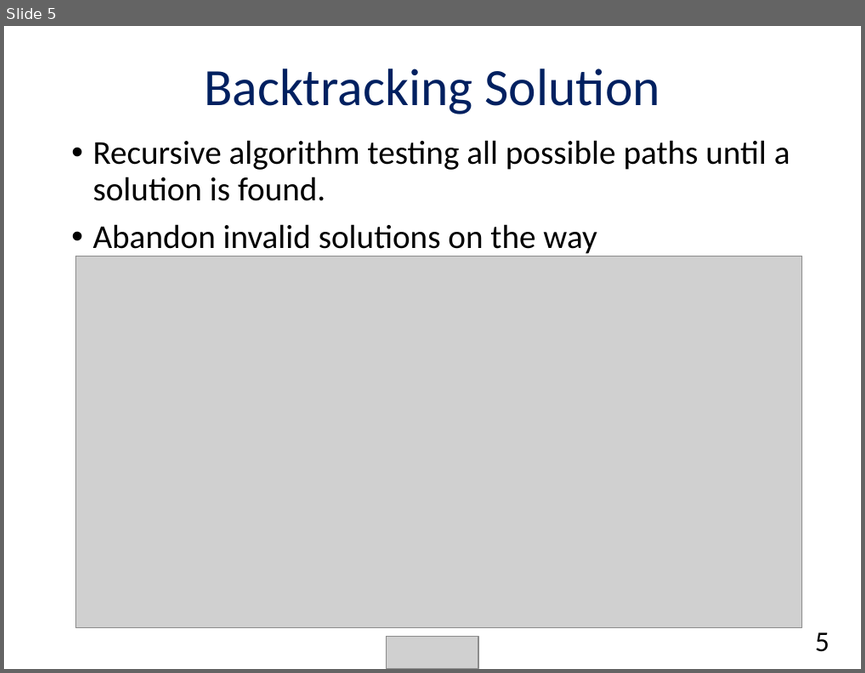
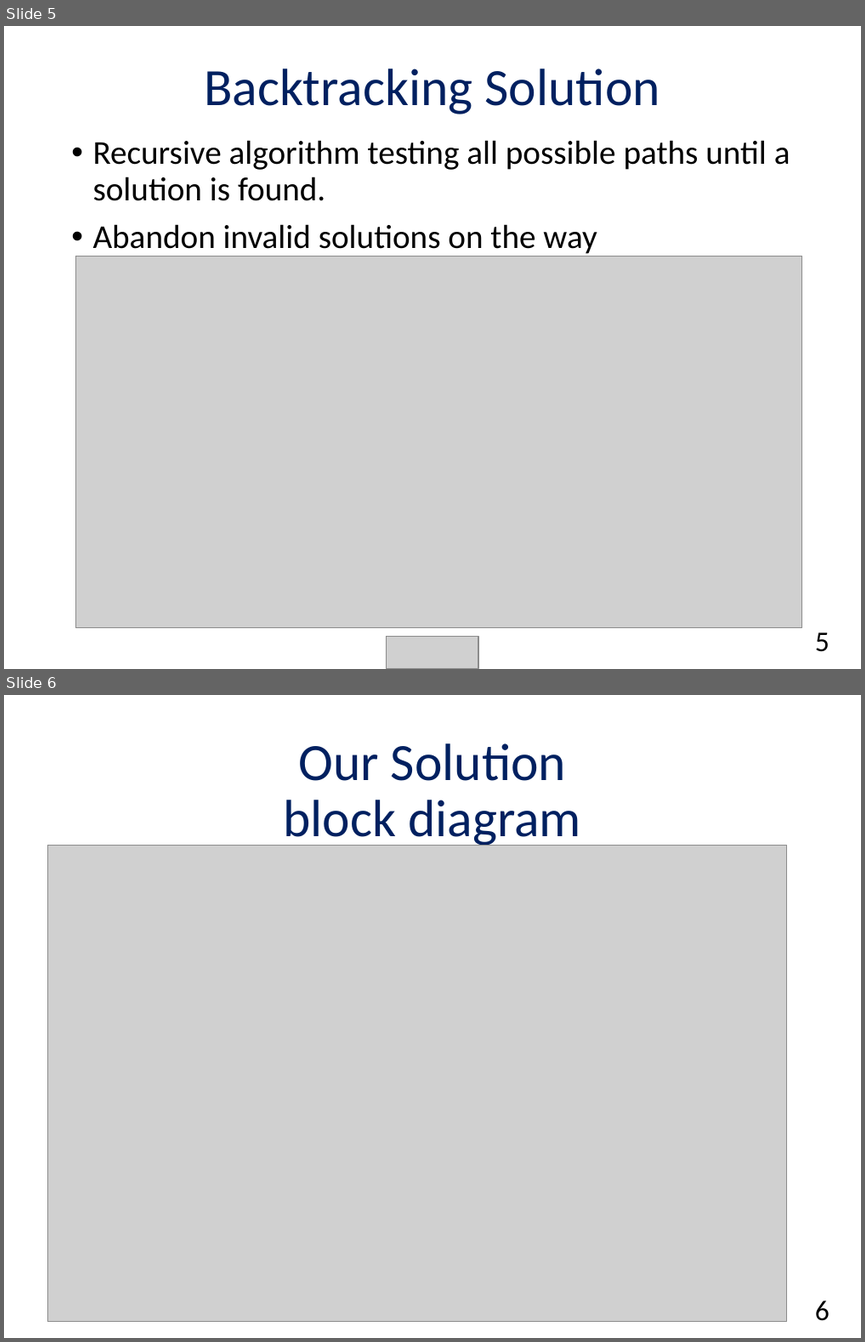
Before and after one commit to chendudai/Sudoku, a slide deck: Presentation/final_presentation.pptx. Shown one above the other, each under a label of ours: slide 5 before the commit, slides 5 and 6 after it. The pictures are 865x673 and 865x1342 pixels, drawn with LibreOffice and Linux fonts; fonts in the diff are those of the drawing; grey boxes stand for pictures. Boxes give left, top, right and bottom in pixels: in the first picture for what was removed or moved away, otherwise in the second. Text is boxed around its words. In the diff, an @@ line names an element or a change of style, - is before the commit and + after.

```diff
--- a/Presentation/final_presentation.pptx
+++ b/Presentation/final_presentation.pptx
@@ slide 6 added at <box>4,695,861,1338</box>, background #FFFFFF @@
@@ title added at <box>283,743,581,849</box>, 44 pt, text #002060 @@
+Our Solution
+block diagram
@@ picture added at <box>47,845,786,1321</box> @@
@@ text added at <box>815,1300,829,1321</box>, 24 pt, text #000000 @@
+6
```
Also in this commit, not shown: 16 slides changed, 1 other slide added, 1 slide removed.
